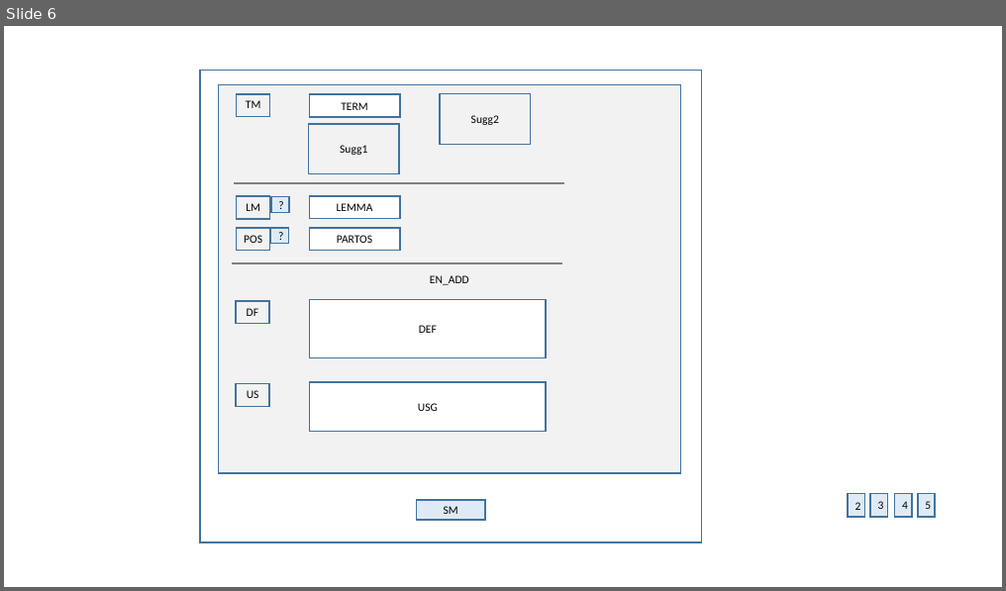
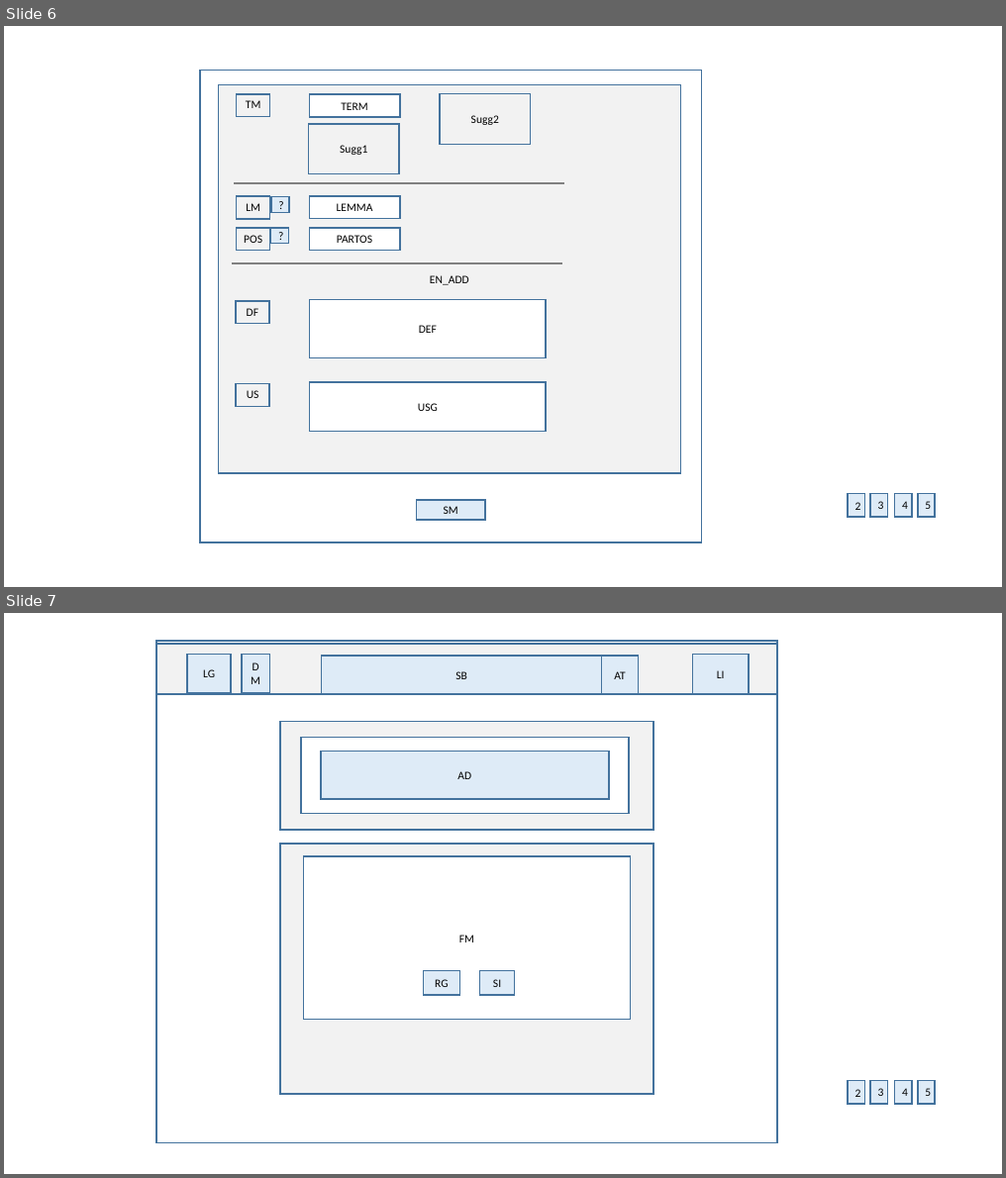
Before and after one commit to ThrownDice/UB, a slide deck: doc/layout(specification_in_slideNote).pptx. Shown one above the other, each under a label of ours: slide 6 before the commit, slides 6 and 7 after it. The pictures are 1006x591 and 1006x1178 pixels, drawn with LibreOffice and Linux fonts; fonts in the diff are those of the drawing. Boxes give left, top, right and bottom in pixels: in the first picture for what was removed or moved away, otherwise in the second. Text is boxed around its words. In the diff, an @@ line names an element or a change of style, - is before the commit and + after.

```diff
--- a/doc/layout(specification_in_slideNote).pptx
+++ b/doc/layout(specification_in_slideNote).pptx
@@ slide 7 added at (4,613,1002,1174), background #FFFFFF @@
@@ rectangle added at (156,641,777,1143), fill #FFFFFF, outline #43739E 1.5 pt @@
@@ rectangle added at (156,644,777,694), fill #F2F2F2, outline #43739E 1.5 pt @@
@@ rectangle added at (187,655,231,693), fill #DEEBF7, outline #43739E 1.5 pt, 11 pt, text #000000 @@
+LG
@@ rectangle added at (242,655,269,693), fill #DEEBF7, outline #43739E 1.5 pt, 11 pt, text #000000 @@
+DM
@@ rectangle added at (322,656,602,694), fill #DEEBF7, outline #43739E 1.5 pt, 11 pt, text #000000 @@
+SB
@@ rectangle added at (602,656,639,694), fill #DEEBF7, outline #43739E 1.5 pt, 11 pt, text #000000 @@
+AT
@@ rectangle added at (693,655,748,694), fill #DEEBF7, outline #43739E 1.5 pt, 11 pt, text #000000 @@
+LI
@@ rectangle added at (280,722,653,830), fill #F2F2F2, outline #43739E 1.5 pt @@
@@ rectangle added at (301,738,629,814), fill #FFFFFF, outline #43739E 1.5 pt @@
@@ rectangle added at (321,751,609,799), fill #DEEBF7, outline #43739E 1.5 pt, 11 pt, text #000000 @@
+AD
@@ rectangle added at (280,844,653,1093), fill #F2F2F2, outline #43739E 1.5 pt @@
@@ rectangle added at (303,858,631,1020), fill #FFFFFF, outline #43739E 1.5 pt, 11 pt, text #000000 @@
+FM
@@ rectangle added at (423,970,460,995), fill #DEEBF7, outline #43739E 1.5 pt, 11 pt, text #000000 @@
+RG
@@ rectangle added at (480,970,515,995), fill #DEEBF7, outline #43739E 1.5 pt, 11 pt, text #000000 @@
+SI
@@ rectangle added at (847,1081,865,1104), fill #DEEBF7, outline #43739E 1.5 pt, 11 pt, text #000000 @@
+2
@@ rectangle added at (871,1081,888,1104), fill #DEEBF7, outline #43739E 1.5 pt, 11 pt, text #000000 @@
+3
@@ rectangle added at (895,1081,912,1104), fill #DEEBF7, outline #43739E 1.5 pt, 11 pt, text #000000 @@
+4
@@ rectangle added at (918,1081,936,1104), fill #DEEBF7, outline #43739E 1.5 pt, 11 pt, text #000000 @@
+5
```
Also in this commit, not shown: 1 slide changed, 6 other files.
